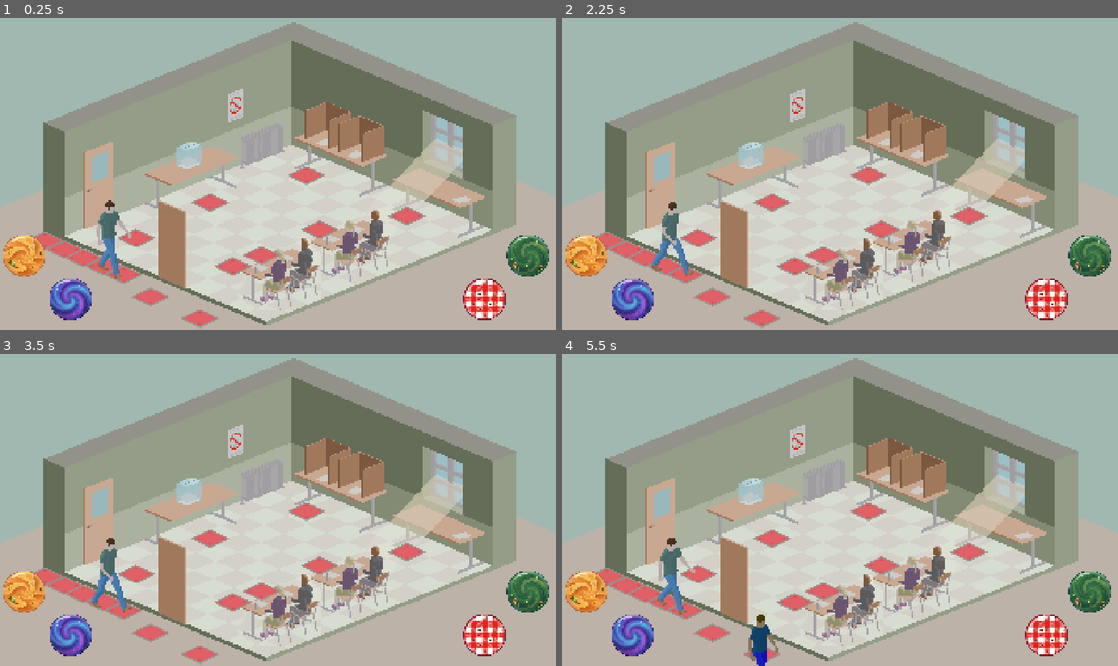
Above: before the commit, frames 1-4 (two rows, left to right).
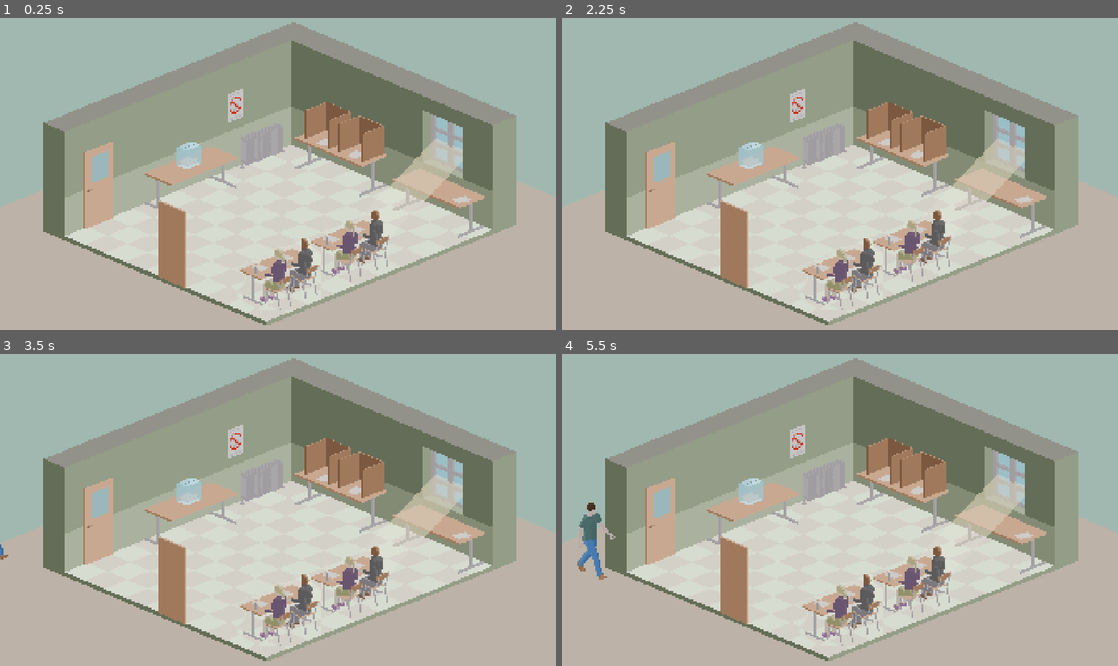
Above: after the commit, the same moments.

Repository: kreativna-blokada/blokadna-glasalica
Game: Godot game, scene res://!project/build/design/scenes/game.tscn
Same seed, same stepped clock (60 frames per second), same inputs: the game is played once before the commit and once after it.
Inputs:
- Up to frame 1 (0.25 s): no input
- Up to frame 2 (2.25 s): tap Enter (ui_accept) at 0.5, 0.77, 1.52 s; hold Right (ui_right) 0.53-2.03 s; hold Left (ui_left) from 2.03 s (still down)
- Up to frame 3 (3.5 s): release Left (ui_left) at 2.78 s; hold Right (ui_right) from 2.78 s (still down); tap Enter (ui_accept) at 3.02 s
- Up to frame 4 (5.5 s): tap Enter (ui_accept) at 3.77, 4.52 s; release Right (ui_right) at 4.28 s; hold Left (ui_left) 4.28-5.03 s; hold Right (ui_right) from 5.03 s (still down)

The runs differ from the first frame. In frame 1, 6.6% of the frame differs, in the area x 0-99%, y 47-100%; in frame 2, 6.6%; in frame 3, 6.6%; in frame 4, 7.5%.
Error before the commit: Invalid access to property or key '9' on a base object of type 'Dictionary'. (res://!project/build/design/scenes/actors/voters.gd:53)

Commit message:
Connecting, dynamic spawning of voters with context

Diff:
--- a/!project/build/design/scenes/actors/voter.gd
+++ b/!project/build/design/scenes/actors/voter.gd
@@ -15,25 +15,26 @@
 
 var stop_sounds: Dictionary = {
 	0: "",
-	1: "res://!project/assets/audio/round-one.mp3",
-	2: "res://!project/assets/audio/round-two.mp3",
-	3: "res://!project/assets/audio/round-three.mp3",
-	4: "res://!project/assets/audio/round-four.mp3",
-	5: "res://!project/assets/audio/round-five.mp3",
-	6: "res://!project/assets/audio/choose-your-destiny.mp3",
-	7: "",
-	8: ""
+	1: "",
+	2: "res://!project/assets/audio/round-one.mp3",
+	3: "res://!project/assets/audio/round-two.mp3",
+	4: "res://!project/assets/audio/round-three.mp3",
+	5: "res://!project/assets/audio/round-four.mp3",
+	6: "res://!project/assets/audio/choose-five.mp3",
+	7: "res://!project/assets/audio/choose-your-destiny.mp3",
+	8: "",
+	9: ""
 }
 
-var playground: Playground:
+var stage: Stage:
 	get:
-		return get_parent() as Playground
+		return get_parent().get_parent() as Stage
 
 func _ready() -> void:
 	await get_tree().process_frame
 	update_target_stop()
 
-func _process(delta: float) -> void:
+func _process(_delta: float) -> void:
 	# If finished or waiting, force velocity to zero to prevent any sliding/returning
 	if finished_all_stops or is_waiting or current_target_stop == null:
 		velocity = Vector2.ZERO
@@ -47,10 +48,10 @@
 	move_and_slide()
 
 func update_target_stop() -> void:
-	if playground:
-		var next_stop = playground.get_stop_at_index(current_stop_index)
+	if stage:
+		var next_stop = stage.get_stop_at_index(current_stop_index)
 
-		playground.status_label.visible = (current_stop_index == 3)
+		###stage.status_label.visible = (current_stop_index == 3)
 
 		if next_stop == null:
 			finished_all_stops = true
@@ -63,12 +64,12 @@
 
 func update_animation_name() -> void:
 	match current_stop_index:
-		0: current_dir_animation = "bottom-right"
-		1, 2, 3: current_dir_animation = "top-right"
-		4: current_dir_animation = "top-right"
-		5: current_dir_animation = "top-left"
-		6, 7: current_dir_animation = "bottom-left"
-		8: current_dir_animation = "top-left"
+		0, 1: current_dir_animation = "bottom-right"
+		2, 3, 4: current_dir_animation = "top-right"
+		5: current_dir_animation = "top-right"
+		6: current_dir_animation = "top-left"
+		7, 8: current_dir_animation = "bottom-left"
+		9: current_dir_animation = "top-left"
 		_: current_dir_animation = "idle"
 
 func handle_animations() -> void:
@@ -116,7 +117,7 @@
 		var sound_path = stop_sounds[current_stop_index]
 		if not sound_path.is_empty() and FileAccess.file_exists(sound_path):
 			sfx_player.volume_db = 0.0
-			if current_stop_index == 6:
+			if current_stop_index == 7:
 				sfx_player.volume_db = 10.0
 
 			var stream = load(sound_path)
@@ -124,7 +125,7 @@
 			sfx_player.play()
 
 func update_hud_frames() -> void:
-	if hud_sprites.size() < 6:
+	if hud_sprites.size() < 7:
 		return
 	match current_stop_index:
 		1: hud_sprites[0].frame = 35
@@ -133,17 +134,21 @@
 		4: hud_sprites[3].frame = 35
 		5: hud_sprites[4].frame = 35
 		6: hud_sprites[5].frame = 35
+		7: hud_sprites[5].frame = 35
 
 func update_dialog() -> void:
+	print("[VOTER] ++++++++++++++++++++>> ", current_stop_index)
+
 	match current_stop_index:
-		0: setup_dialog("MISLIM DAKLE\nNISAM izBOSNE", "res://!project/assets/art/balloon-dream.png", true, Vector2(-205, -95), "bottom-right")
-		1: setup_dialog("SKENIRAM\nPRSTIC", "res://!project/assets/art/balloon-dream.png", false, Vector2(-300, -95), "bottom-right")
-		2: setup_dialog("POPRSKAM\nPRSTIC", "res://!project/assets/art/balloon-dream.png", false, Vector2(-300, -95), "bottom-right")
-		3: setup_dialog("NE ZNAM\nSTA SAD?", "res://!project/assets/art/balloon-dream.png", false, Vector2(-300, -95), "bottom-right")
-		4: setup_dialog("PAPIRIC\nBOMBONCE ?", "res://!project/assets/art/balloon-dream.png", true, Vector2(-205, -95), "idle")
-		5: setup_dialog("BABA je REKLA\n..ZA STUDENTE !", "res://!project/assets/art/balloon-dream.png", true, Vector2(-205, -95), "top-right")
-		6: setup_dialog("CHOOSE YOUR\nDESTINY !", "res://!project/assets/art/balloon-dream.png", false, Vector2(-300, -95), "top-left")
-		_: setup_dialog("NECU RUZU\nHOCU SLOBODU\n#nohomo", "res://!project/assets/art/balloon-talk.png", false, Vector2(-300, -150), "idle")
+		0: setup_dialog("#", "#", true, Vector2(-205, -95), "bottom-right")
+		1: setup_dialog("#", "#", true, Vector2(-205, -95), "bottom-right")
+		2: setup_dialog("#", "#", false, Vector2(-300, -95), "bottom-right")
+		3: setup_dialog("#", "#", false, Vector2(-300, -95), "bottom-right")
+		4: setup_dialog("#", "#", false, Vector2(-300, -95), "bottom-right")
+		5: setup_dialog("#", "#", true, Vector2(-205, -95), "idle")
+		6: setup_dialog("#", "#", true, Vector2(-205, -95), "top-right")
+		7: setup_dialog("#", "#", false, Vector2(-300, -95), "top-left")
+		_: setup_dialog("#", "#", false, Vector2(-300, -150), "idle")
 
 func setup_dialog(txt: String, img_path: String, should_flip: bool, label_pos: Vector2, wait_anim: String) -> void:
 	status_label.text = txt
--- a/!project/build/design/scenes/actors/voter.tscn
+++ b/!project/build/design/scenes/actors/voter.tscn
@@ -117,24 +117,6 @@
 position = Vector2(0, -360)
 scale = Vector2(2, 2)
 
-[node name="Check" parent="HUD" index="0" unique_id=22711907]
-texture = null
-
-[node name="Spray" parent="HUD" index="1" unique_id=970090629]
-texture = null
-
-[node name="ID" parent="HUD" index="2" unique_id=879326635]
-texture = null
-
-[node name="Ballot" parent="HUD" index="3" unique_id=681672490]
-texture = null
-
-[node name="Booth" parent="HUD" index="4" unique_id=762571512]
-texture = null
-
-[node name="Box" parent="HUD" index="5" unique_id=1069367732]
-texture = null
-
 [node name="CharacterSprite" parent="." index="3" unique_id=3088008]
 scale = Vector2(1.5, 1.5)
 texture = ExtResource("3_3da2g")
--- a/!project/build/design/scenes/actors/voters.tscn
+++ b/!project/build/design/scenes/actors/voters.tscn
@@ -1,7 +1,6 @@
 [gd_scene format=3 uid="uid://l36qbvcwr0t3"]
 
 [ext_resource type="Texture2D" uid="uid://cct3uwf0t5cpk" path="res://!project/assets/art/player.png" id="1_8dbqw"]
-[ext_resource type="Script" uid="uid://dv4vi1n10xo74" path="res://!project/build/design/scenes/actors/voters.gd" id="1_ura76"]
 [ext_resource type="Texture2D" uid="uid://d0hq7kqjrqynq" path="res://!project/assets/art/player-blue.png" id="2_tye60"]
 [ext_resource type="Texture2D" uid="uid://cmbo8xc0adei3" path="res://!project/assets/art/player-brown.png" id="3_ura76"]
 [ext_resource type="Texture2D" uid="uid://1qmibcqkntq0" path="res://!project/assets/art/player-green.png" id="4_65gjf"]
@@ -12,7 +11,6 @@
 [ext_resource type="Texture2D" uid="uid://cn2b8eq2e1l2u" path="res://!project/assets/art/player-cobalt.png" id="9_im5pl"]
 
 [node name="Factory" type="Node" unique_id=1415317399]
-script = ExtResource("1_ura76")
 
 [node name="Player" type="Sprite2D" parent="." unique_id=322517895]
 texture = ExtResource("1_8dbqw")
--- a/!project/build/design/scenes/actors/voting_stop.tscn
+++ b/!project/build/design/scenes/actors/voting_stop.tscn
@@ -7,5 +7,6 @@
 script = ExtResource("1_6qwqr")
 
 [node name="VisualMark" type="Sprite2D" parent="." unique_id=1503522988]
+visible = false
 scale = Vector2(1.2, 1)
 texture = ExtResource("2_ttppt")
--- a/!project/build/design/scenes/game.tscn
+++ b/!project/build/design/scenes/game.tscn
@@ -4,7 +4,7 @@
 [ext_resource type="Script" uid="uid://egc5bohaewmh" path="res://!project/build/design/scenes/stage.gd" id="1_whd4d"]
 [ext_resource type="PackedScene" uid="uid://dn4isvcgxdmwk" path="res://!project/build/design/scenes/actors/voting_stop.tscn" id="2_ywe5c"]
 [ext_resource type="Texture2D" uid="uid://dv8afp8brclto" path="res://!project/assets/art/door.png" id="3_nrnfg"]
-[ext_resource type="PackedScene" uid="uid://dr4n6i0f64c0h" path="res://!project/build/design/scenes/actors/voter.tscn" id="4_egxfs"]
+[ext_resource type="Script" uid="uid://dv4vi1n10xo74" path="res://!project/build/design/scenes/actors/voters.gd" id="3_whd4d"]
 [ext_resource type="Texture2D" uid="uid://ca7s4ygey62sb" path="res://!project/assets/art/UI/Button Right - unpressed.png" id="5_4hrqh"]
 [ext_resource type="Texture2D" uid="uid://ckqvc7clnlxsb" path="res://!project/assets/art/UI/Button Right - pressed.png" id="6_whd4d"]
 [ext_resource type="Texture2D" uid="uid://de1ikyebnqckx" path="res://!project/assets/art/UI/Button Wrong - unpressed.png" id="7_bmiuw"]
@@ -25,8 +25,10 @@
 texture = ExtResource("1_tiaab")
 
 [node name="VoterSlots" type="Node2D" parent="Stage" unique_id=328396471]
+script = ExtResource("3_whd4d")
 
 [node name="VoterSpots" type="Node2D" parent="Stage" unique_id=1293714126]
+visible = false
 
 [node name="0" parent="Stage/VoterSpots" unique_id=330516695 instance=ExtResource("2_ywe5c")]
 position = Vector2(690, 1040)
@@ -47,6 +49,9 @@
 position = Vector2(156, 771)
 
 [node name="VoterStops" type="Node2D" parent="Stage" unique_id=679928385]
+
+[node name="Load" parent="Stage/VoterStops" unique_id=209056790 instance=ExtResource("2_ywe5c")]
+position = Vector2(-100, 700)
 
 [node name="Entry" parent="Stage/VoterStops" unique_id=1915174047 instance=ExtResource("2_ywe5c")]
 position = Vector2(520, 966)
@@ -73,19 +78,15 @@
 position = Vector2(470, 763)
 
 [node name="Out" parent="Stage/VoterStops" unique_id=212483479 instance=ExtResource("2_ywe5c")]
-position = Vector2(-227, 354)
+position = Vector2(-100, 500)
 
 [node name="Door" type="Sprite2D" parent="Stage" unique_id=1601410947]
 position = Vector2(604, 804)
 scale = Vector2(1.5, 1.5)
 texture = ExtResource("3_nrnfg")
 
-[node name="Voter" parent="Stage" unique_id=1417136144 instance=ExtResource("4_egxfs")]
-position = Vector2(383, 768)
-scale = Vector2(0.99999994, 0.99999994)
-
 [node name="Timer" type="Timer" parent="Stage" unique_id=126925033]
-wait_time = 2.0
+wait_time = 5.0
 one_shot = true
 
 [node name="Controls" type="CanvasLayer" parent="." unique_id=1625188970]
@@ -93,6 +94,7 @@
 [node name="Validation" type="Node" parent="Controls" unique_id=83363107]
 
 [node name="Correct" type="TouchScreenButton" parent="Controls/Validation" unique_id=855768092]
+visible = false
 position = Vector2(1750, 750)
 scale = Vector2(0.25, 0.25)
 texture_normal = ExtResource("5_4hrqh")
@@ -100,6 +102,7 @@
 action = "right"
 
 [node name="Incorrect" type="TouchScreenButton" parent="Controls/Validation" unique_id=1413388362]
+visible = false
 position = Vector2(1600, 900)
 scale = Vector2(0.25, 0.25)
 texture_normal = ExtResource("7_bmiuw")
@@ -109,6 +112,7 @@
 [node name="Selection" type="Node" parent="Controls" unique_id=1592897367]
 
 [node name="Select" type="TouchScreenButton" parent="Controls/Selection" unique_id=1799409219]
+visible = false
 position = Vector2(10, 750)
 scale = Vector2(0.25, 0.25)
 texture_normal = ExtResource("9_cuco4")
@@ -116,6 +120,7 @@
 action = "select"
 
 [node name="Initiate" type="TouchScreenButton" parent="Controls/Selection" unique_id=642427193]
+visible = false
 position = Vector2(170, 900)
 scale = Vector2(0.25, 0.25)
 texture_normal = ExtResource("11_0bby2")
--- a/!project/build/design/scenes/stage.gd
+++ b/!project/build/design/scenes/stage.gd
@@ -12,18 +12,21 @@
 #private vars
 #data containers
 var _voters: Node = null
-var _voter_factory: PackedScene = preload("res://!project/build/design/scenes/actors/voters.tscn")
+#var _voter_factory: PackedScene = preload("res://!project/build/design/scenes/actors/voters.tscn")
 
 #broadcast variables
-var _diversity: int = 0
+var _voter_diversity: int = 0
 var _rand: RandomNumberGenerator = RandomNumberGenerator.new()
 
 #onready vars
 @onready var voter_slots: Node2D = $VoterSlots
-@onready var voter_spots : Array = $VoterSpots.get_children()
-@onready var voter_stops : Array = $VoterStops.get_children()
+@onready var voter_spots: Array = $VoterSpots.get_children()
+@onready var voter_stops: Array = $VoterStops.get_children()
+@onready var voter_stop: Node2D = $VoterStops/Load
 
 @onready var _timer: Timer = $Timer
+
+@onready var voting_stops: Array = $VoterStops.get_children()
 
 #CALLBACKS
 # ██████╗ █████╗ ██╗     ██╗     ██████╗  █████╗  ██████╗██╗  ██╗███████╗
@@ -37,6 +40,8 @@
 func _ready() -> void:
 	_init_vars()
 	_init_nodes()
+
+	_get_voter( 0 )
 
 # Called every frame. 'delta' is the elapsed time since the previous frame.
 func _process(_delta: float) -> void:
@@ -54,8 +59,8 @@
 func _init_vars() -> void:
 	_rand.randomize()
 
-	_voters = _voter_factory.instantiate()
-	_diversity = _voters.get_child_count()+1
+	_voters = voter_slots
+	_voter_diversity = Globals.VoterFactory.size()#+1
 	#_timer.start()			# if autostart isn't selected, will start the timer
 	#spawn_voters(_spawn_rate)# do this or else it will take X secs before spawn
 
@@ -70,22 +75,63 @@
 	##_timer.set_wait_time(_spawn_cycle_range_max)
 	_timer.start()
 
+#initiallizes gameplay
+func _init_game() -> void:
+	pass
+
 #handles the process of broadcasting entities
 func _spawn_voters() -> void:
-	var index = _rand.randi() % _diversity
+	var index = _rand.randi() % _voter_diversity
 
+	_get_voter(index)
+
+#handles the process of broadcasting entities
+func _get_voter(_index: int) -> Node:
 	if _voters and _voters.has_method("load_voter"):
 		#var voter = _voters.select_voter(index)
-		var voter = _voters.load_voter(index)
+		var voter = _voters.load_voter(_index)
 
 		var x = _rand.randf_range(600,3000)
-		voter.position = Vector2(690.0, 1040.0)
+		voter.position = Vector2(voter_stop.global_position.x, voter_stop.global_position.y)
 
-		add_child(voter)
+		voter_slots.add_child(voter)
 
-		print("Voter spawned successfully at index: ", index)
+		print("[STAGE] Successfully fetched voter of index: ", _index)
+
+		return voter
 	else:
 		push_error("Critical: _voters instance is null or missing script!")
+		return null
+
+func get_stop_at_index(index: int) -> Node2D:
+	if index >= 0 and index < voting_stops.size():
+		return voting_stops[index]
+	return null
+
+func get_total_stops() -> int:
+	return voting_stops.size()
+
+func reserve_slot(voter: Character) -> Node2D:
+	var available_slots := voting_stops.filter(
+		func(slot): return slot.is_free()
+	)
+	if available_slots.size() == 0:
+		return null
+	available_slots.sort_custom(
+		func(a: Node2D, b: Node2D):
+			var dist_a := (voter.global_position - a.global_position).length()
+			var dist_b := (voter.global_position - b.global_position).length()
+			return dist_a < dist_b
+	)
+	available_slots[0].occupy(voter)
+	return available_slots[0]
+
+func free_slot(voter: Character) -> void:
+	var target_slots := voting_stops.filter(
+		func(slot: Character): return slot.occupant == voter
+	)
+	if target_slots.size() == 1:
+		target_slots[0].free_up()
 
 #SIGNALS
 #███████╗██╗ ██████╗ ███╗   ██╗ █████╗ ██╗     ███████╗
